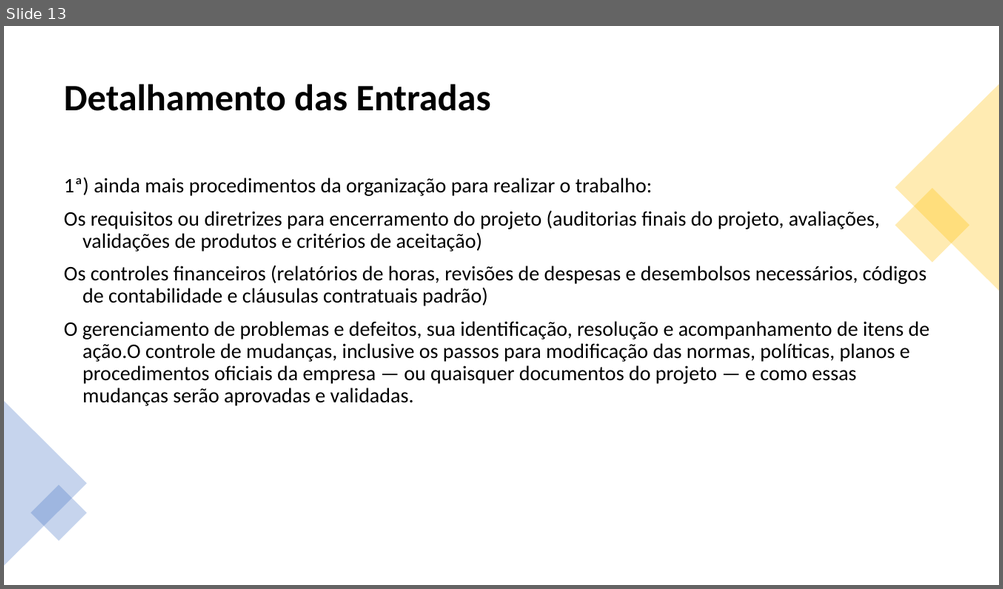
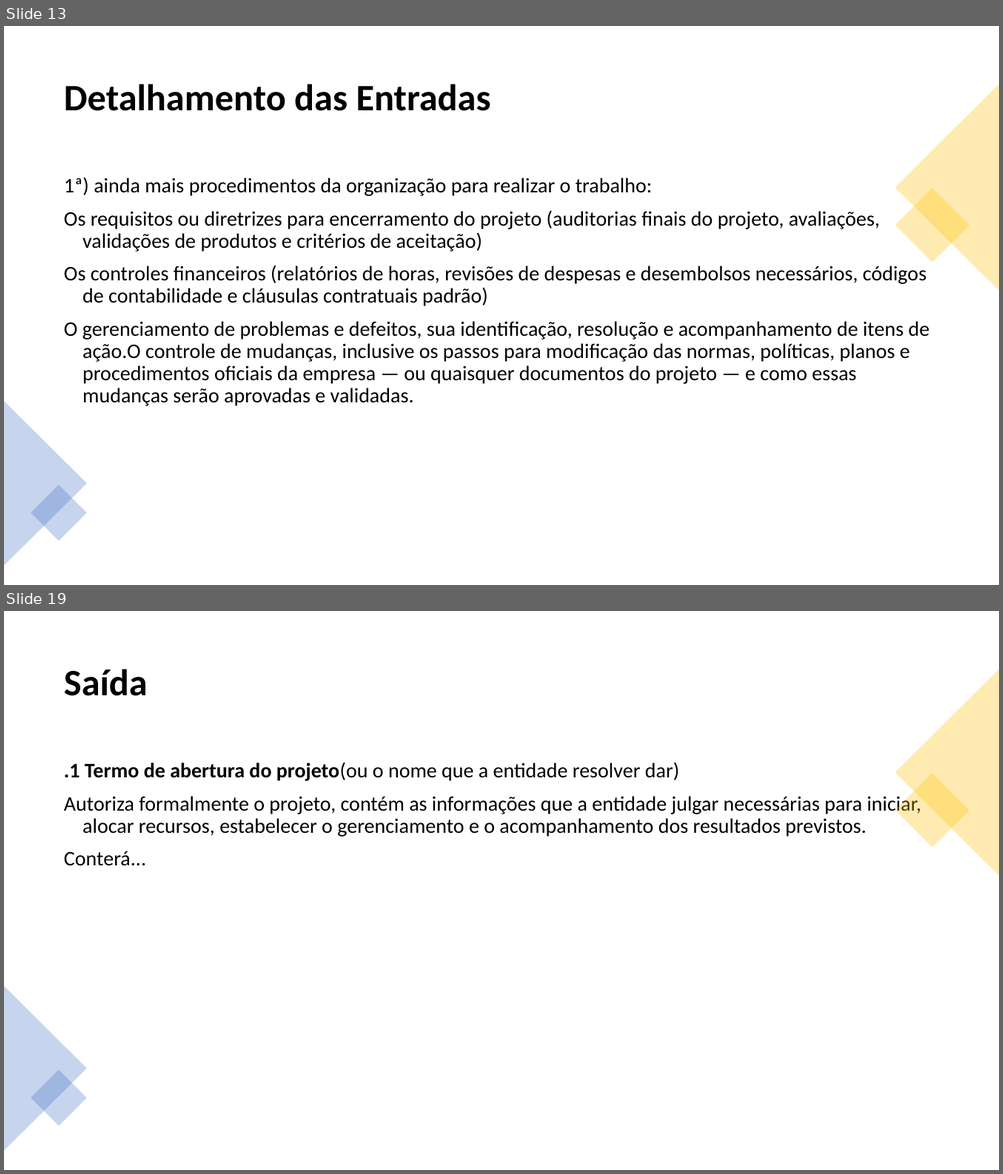
Before and after one commit to jharbes/ADMINISTRACAO-DE-REDES, a slide deck: RELATORIO PROVA P2/relatorio-pmbok-capitulo4-jharbes.pptx. Shown one above the other, each under a label of ours: slide 13 before the commit, slides 13 and 19 after it; the slides between them are not shown. The pictures are 1003x589 and 1003x1174 pixels, drawn with LibreOffice and Linux fonts; fonts in the diff are those of the drawing. Boxes give left, top, right and bottom in pixels: in the first picture for what was removed or moved away, otherwise in the second. Text is boxed around its words. In the diff, an @@ line names an element or a change of style, - is before the commit and + after.

```diff
--- a/RELATORIO PROVA P2/relatorio-pmbok-capitulo4-jharbes.pptx
+++ b/RELATORIO PROVA P2/relatorio-pmbok-capitulo4-jharbes.pptx
@@ slide 19 added at (x1=4, y1=611, x2=999, y2=1170), background #FFFFFF @@
@@ title added at (x1=64, y1=669, x2=148, y2=696), 36 pt, text #000000, bold @@
+Saída
@@ triangle added at (x1=895, y1=669, x2=999, y2=876), fill #FFC000 at 30% opacity @@
@@ text added at (x1=64, y1=762, x2=922, y2=866), 20 pt, text #000000 @@
+.1 Termo de abertura do projeto(ou o nome que a entidade resolver dar)
+Autoriza formalmente o projeto, contém as informações que a entidade julgar necessárias para iniciar, alocar recursos, estabelecer o gerenciamento e o acompanhamento dos resultados previstos.
+Conterá...
@@ rectangle added at (x1=895, y1=773, x2=970, y2=848), fill #FFC000 at 30% opacity @@
@@ triangle added at (x1=4, y1=986, x2=87, y2=1151), fill #4472C4 at 30% opacity @@
@@ rectangle added at (x1=31, y1=1070, x2=87, y2=1126), fill #4472C4 at 30% opacity @@
```
Also in this commit, not shown: 5 other slides added.
